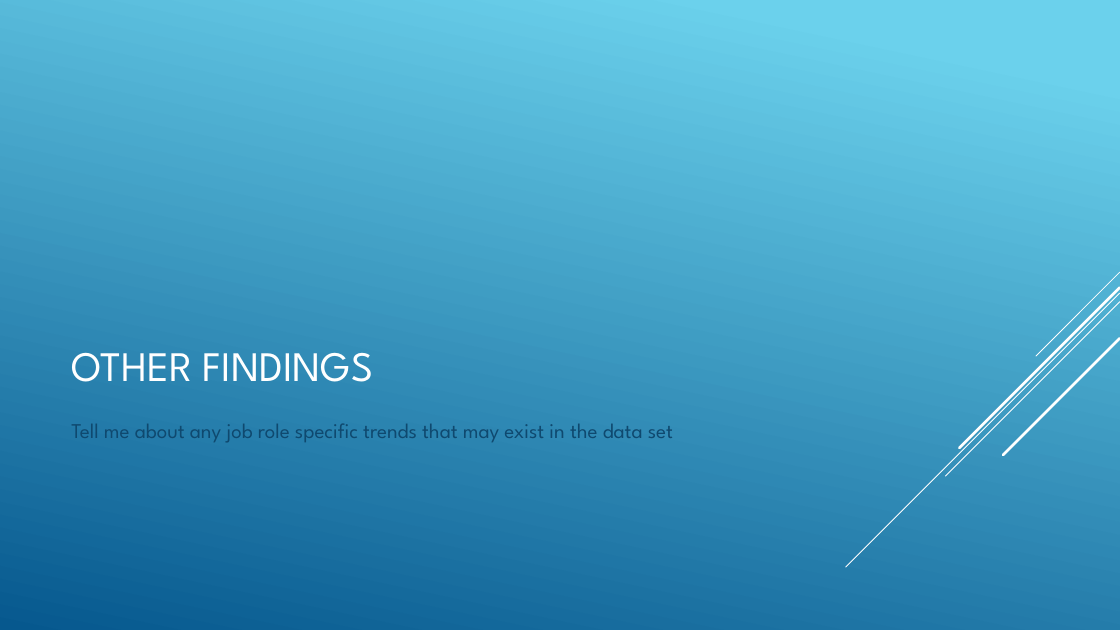
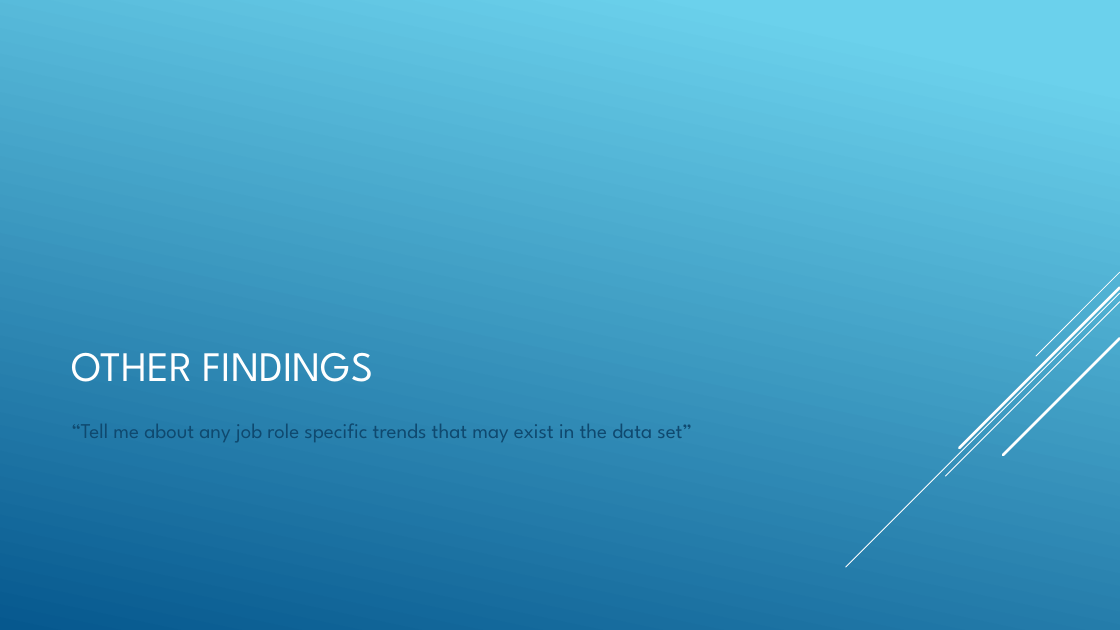
Before and after one commit to R-Chandna/MSDS6306_CaseStudy_2, a slide deck: slide 11 of Attrition_Case_Study_2_pptx_TAJAR_IP.pptx. Drawn at 1120x630 pixels with LibreOffice and Linux fonts; fonts in the diff are those of the drawing. Boxes give left, top, right and bottom in pixels: in the first picture for what was removed or moved away, otherwise in the second. Text is boxed around its words. In the diff, an @@ line names an element or a change of style, - is before the commit and + after.

```diff
--- a/Attrition_Case_Study_2_pptx_TAJAR_IP.pptx
+++ b/Attrition_Case_Study_2_pptx_TAJAR_IP.pptx
@@ text at box(71, 424, 692, 442): text changed @@
-Tell me about any job role specific trends that may exist in the data set
+“Tell me about any job role specific trends that may exist in the data set”
```
Also in this commit, not shown: 6 other slides changed, 3 slides added, 2 slides removed, 3 other files.
